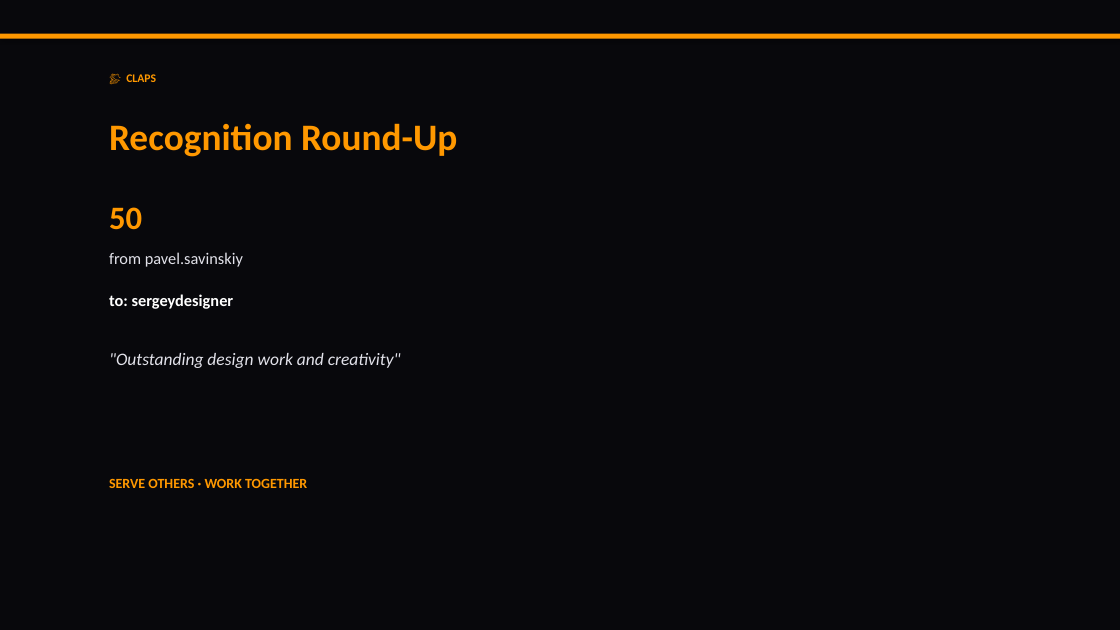
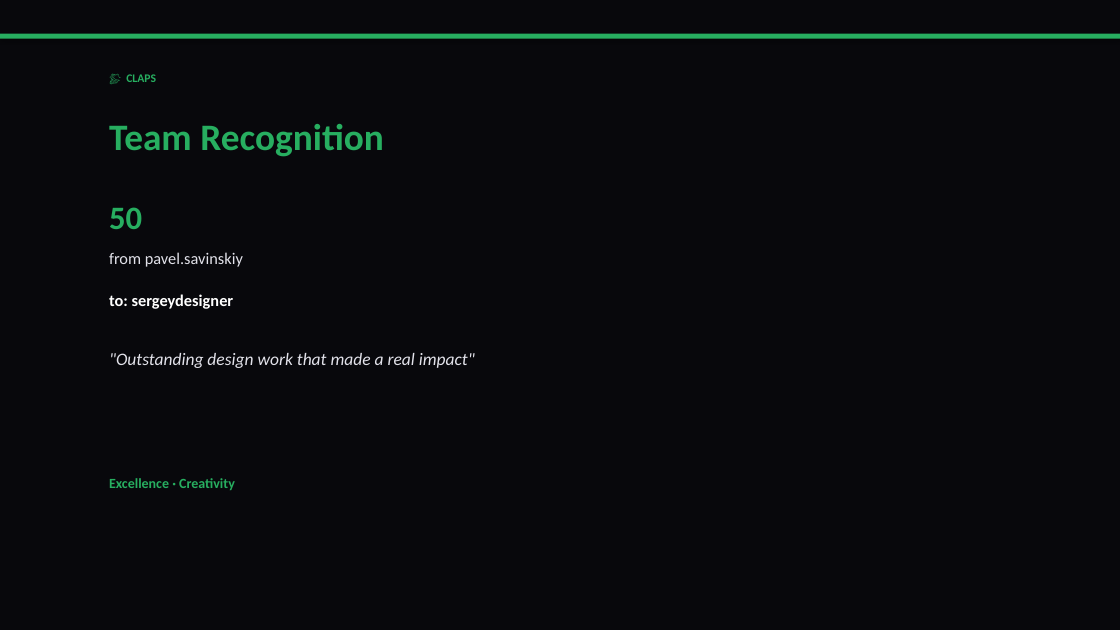
Before and after one commit to liliyagarifullina-maker/appodeal-pulse, a slide deck: slide 6 of data/archive/pulse_2026-03-12.pptx. Drawn at 1120x630 pixels with LibreOffice and Linux fonts; fonts in the diff are those of the drawing. Boxes give left, top, right and bottom in pixels: in the first picture for what was removed or moved away, otherwise in the second. Text is boxed around its words. In the diff, an @@ line names an element or a change of style, - is before the commit and + after.

```diff
--- a/data/archive/pulse_2026-03-12.pptx
+++ b/data/archive/pulse_2026-03-12.pptx
@@ rectangle at (x1=0, y1=34, x2=1120, y2=39): fill #FF9800 to #27AE60 @@
@@ text "👏 CLAPS" at (x1=126, y1=74, x2=156, y2=82): text colour #FF9800 to #27AE60 @@
@@ text at (x1=109, y1=124, x2=384, y2=157): text changed; text colour #FF9800 to #27AE60 @@
-Recognition Round-Up
+Team Recognition
@@ text "50" at (x1=109, y1=207, x2=142, y2=229): text colour #FF9800 to #27AE60 @@
@@ text at (x1=109, y1=353, x2=475, y2=368): text changed @@
-"Outstanding design work and creativity"
+"Outstanding design work that made a real impact"
@@ text at (x1=109, y1=478, x2=235, y2=490): text changed; text colour #FF9800 to #27AE60 @@
-SERVE OTHERS · WORK TOGETHER
+Excellence · Creativity
```
Also in this commit, not shown: 11 other slides changed, 5 slides added, 4 slides removed, 2 other files.
